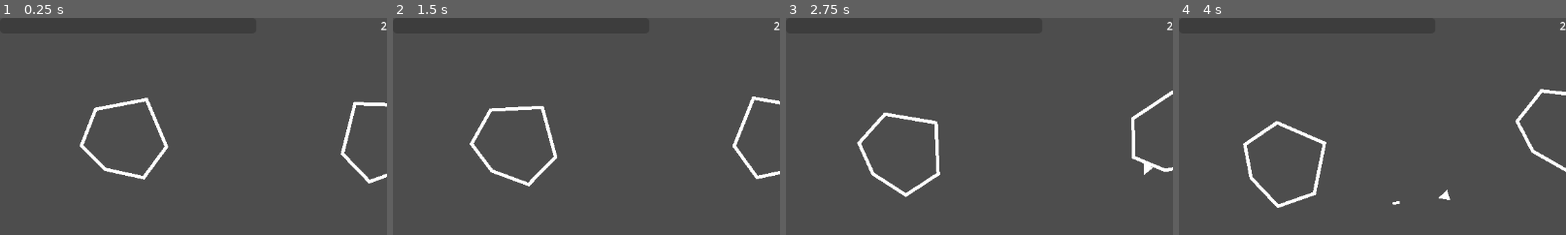
Above: before the commit, frames 1-4 (left to right).
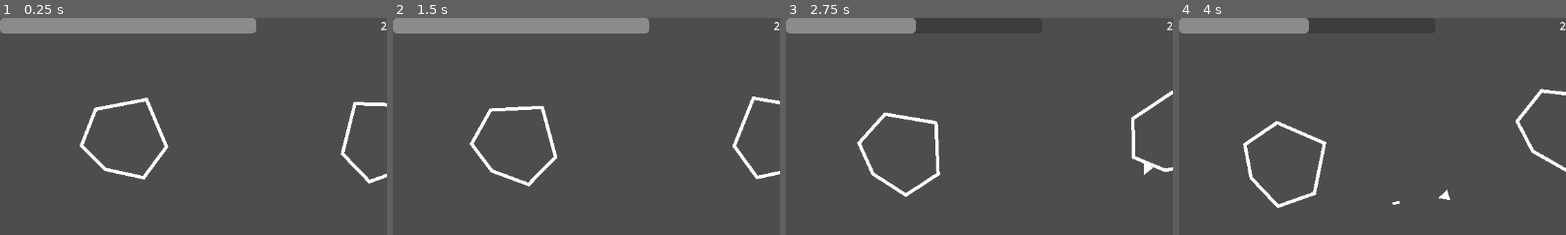
Above: after the commit, the same moments.

Repository: SerJolion/Asteroids
Game: Godot game, scene res://Scenes/main_scene.tscn
The game is run twice, just before and just after one commit, with the same random seed, the same clock (stepped at 60 frames per second) and the same inputs. The project has no main scene, so this scene is started directly.
Inputs:
- Up to frame 1 (0.25 s): no input
- Up to frame 2 (1.5 s): tap Enter (ui_accept) at 0.5, 0.77 s; hold Right (ui_right) 0.53-1.28 s; hold Down (ui_down) from 1.28 s (still down)
- Up to frame 3 (2.75 s): tap Enter (ui_accept) at 1.52 s; release Down (ui_down) at 2.03 s; hold Right (ui_right) from 2.03 s (still down)
- Up to frame 4 (4 s): release Right (ui_right) at 2.78 s; hold Up (ui_up) 2.78-3.53 s; tap Enter (ui_accept) at 3.02, 3.77 s; hold Left (ui_left) from 3.53 s (still down)
The pictures show only the part of the screen within x 0-50%, y 0-50%; the shares and areas given below are measured in that part.

The runs differ from the first frame. In frame 1, 4.7% of the frame differs, in the area x 0-67%, y 0-8%; in frame 2, 4.7%; in frame 3, 2.4%; in frame 4, 2.4%.

Commit message:
Добавил систему спавна астероидов
Добавил систему спавна астероидов на основе 2Д пути и таймера

Diff:
--- a/Objects/UserInterfase.tscn
+++ b/Objects/UserInterfase.tscn
@@ -27,6 +27,7 @@
 layout_mode = 2
 size_flags_horizontal = 3
 size_flags_vertical = 1
+value = 100.0
 show_percentage = false
 
 [node name="Label" type="Label" parent="VBoxContainer/BarsContainer"]
@@ -41,4 +42,5 @@
 layout_mode = 2
 size_flags_horizontal = 3
 size_flags_vertical = 1
+value = 100.0
 show_percentage = false
--- a/Scenes/main_scene.tscn
+++ b/Scenes/main_scene.tscn
@@ -1,15 +1,35 @@
-[gd_scene load_steps=5 format=3 uid="uid://df0pvqa8am0gy"]
+[gd_scene load_steps=6 format=3 uid="uid://df0pvqa8am0gy"]
 
 [ext_resource type="Script" path="res://Scripts/WorldLogic.gd" id="1_iph1a"]
 [ext_resource type="Script" path="res://Scripts/GameLogic.gd" id="1_j73ng"]
 [ext_resource type="PackedScene" uid="uid://dl81odprhwp4t" path="res://Objects/AsteroidLarge.tscn" id="2_nbj44"]
 [ext_resource type="PackedScene" uid="uid://d4mhe8clsfr08" path="res://Objects/UserInterfase.tscn" id="4_qcs80"]
 
+[sub_resource type="Curve2D" id="Curve2D_n0bfm"]
+_data = {
+"points": PackedVector2Array(0, 0, 0, 0, -85, -108, 0, 0, 0, 0, 1261, -128, 0, 0, 0, 0, 1316, 701, 0, 0, 0, 0, -146, 713, 0, 0, 0, 0, -85, -108)
+}
+point_count = 5
+
 [node name="Root" type="Node"]
 script = ExtResource("1_j73ng")
 
+[node name="AteroidSpawnTimer" type="Timer" parent="."]
+wait_time = 5.0
+autostart = true
+
 [node name="World" type="Node2D" parent="."]
 script = ExtResource("1_iph1a")
+
+[node name="PlayerStartPosition" type="Marker2D" parent="World"]
+position = Vector2(589, 322)
+
+[node name="AsteroidSpawnPath" type="Path2D" parent="World"]
+curve = SubResource("Curve2D_n0bfm")
+
+[node name="AsteroidSpawPoint" type="PathFollow2D" parent="World/AsteroidSpawnPath"]
+position = Vector2(-85, -108)
+rotation = -0.0148577
 
 [node name="AsteroidLarge" parent="World" instance=ExtResource("2_nbj44")]
 position = Vector2(191, 176)
@@ -20,9 +40,8 @@
 [node name="AsteroidLarge3" parent="World" instance=ExtResource("2_nbj44")]
 position = Vector2(831, 422)
 
-[node name="PlayerStartPosition" type="Marker2D" parent="World"]
-position = Vector2(589, 322)
-
 [node name="InterfaceLayer" type="CanvasLayer" parent="."]
 
 [node name="UserInterfase" parent="InterfaceLayer" instance=ExtResource("4_qcs80")]
+
+[connection signal="timeout" from="AteroidSpawnTimer" to="." method="_on_ateroid_spawn_timer_timeout"]
--- a/Scripts/AsteroidLogic.gd
+++ b/Scripts/AsteroidLogic.gd
@@ -45,4 +45,4 @@
 			var Position:Vector2 = position + Vector2(randi_range(-SpawnPositionOffset,SpawnPositionOffset), randi_range(-SpawnPositionOffset,SpawnPositionOffset))
 			NewSpawnObject.translate(Position)
 	get_parent().AddParticlesObject(50, true, true, 1.5, DestroyParticlesMaterial, position)
-	queue_free()
+	call_deferred('queue_free')
--- a/Scripts/GameLogic.gd
+++ b/Scripts/GameLogic.gd
@@ -2,6 +2,7 @@
 
 @onready var World:Node2D = $World
 @onready var UserInterface:Control = $InterfaceLayer/UserInterfase
+@onready var AsteroidSpawnTimer:Timer = $AteroidSpawnTimer
 
 # Called when the node enters the scene tree for the first time.
 func _ready():
@@ -10,3 +11,7 @@
 # Called every frame. 'delta' is the elapsed time since the previous frame.
 func _process(delta):
 	pass
+
+func _on_ateroid_spawn_timer_timeout():
+	World.SpawnAsteroid()
+	AsteroidSpawnTimer.start()
--- a/Scripts/UserInterfaseLogic.gd
+++ b/Scripts/UserInterfaseLogic.gd
@@ -15,7 +15,7 @@
 
 func Init(player:Node2D)->void:
 	Player = player
-	Player.HealthChanged.connect(UpdateEnergyBar)
+	Player.HealthChanged.connect(UpdateHealthBar)
 	Player.EnergyChanged.connect(UpdateEnergyBar)
 
 func UpdateHealthBar(value:float, MaxValue:float)->void:
--- a/Scripts/WorldLogic.gd
+++ b/Scripts/WorldLogic.gd
@@ -5,6 +5,7 @@
 
 @onready var Player:RigidBody2D = null
 @onready var PlayerStartPosition:Marker2D = $PlayerStartPosition
+@onready var AsteroidSpawnPoint:PathFollow2D = $AsteroidSpawnPath/AsteroidSpawPoint
 
 # Called when the node enters the scene tree for the first time.
 func _ready():
@@ -20,6 +21,14 @@
 
 func GetPlayer()->RigidBody2D:
 	return Player
+
+func SpawnAsteroid()->void:
+	var NewAsteroid:Node2D = AsteroidSCene.instantiate()
+	AsteroidSpawnPoint.progress_ratio = randf()
+	add_child(NewAsteroid)
+	NewAsteroid.translate(AsteroidSpawnPoint.position)
+	NewAsteroid.SetDirection((Player.position-AsteroidSpawnPoint.position).normalized())
+
 
 func AddParticlesObject(Count:int, OneShot:bool, LifeTime:float, Explosion:bool ,ParticleMaterial:ParticleProcessMaterial, Position:Vector2)->void:
 	var Particles:GPUParticles2D = GPUParticles2D.new()
